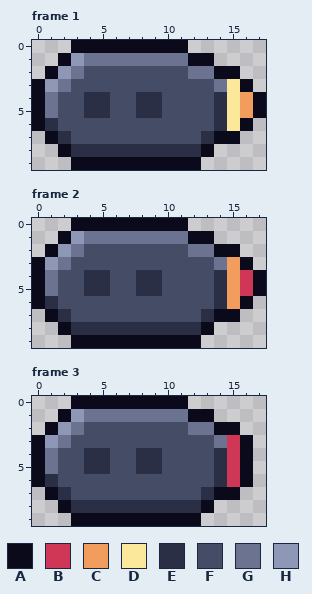
Edited in one commit: pixel-art file (Assets/Textures/Backgrounds/ScrollingObjects/Scrap/scrap_engine.aseprite). The picture above was drawn from the file before the commit.
18x10 pixels, 3 frames. Shown: frame 1, frame 2, frame 3.
Palette (. is transparent): A #0a0a1a  B #d03656  C #f29c5d  D #fbe89a  E #2a2f45  F #454c66  G #6b7391  H #8e97b5
Pixels before, frame 1, first column x 0:
 0 ...AAAAAAAAA......
 1 ..AHGGGGGGGGAA....
 2 .AHGFFFFFFFFGGAA..
 3 AHGFFFFFFFFFFFGDA.
 4 AGFFEEFFEEFFFFEDCA
 5 AGFFEEFFEEFFFFEDCA
 6 AEFFFFFFFFFFFFEDA.
 7 .AEFFFFFFFFFFEAA..
 8 ..AEEEEEEEEEEA....
 9 ...AAAAAAAAAA.....
Pixels before, frame 2, first column x 0:
 0 ...AAAAAAAAA......
 1 ..AHGGGGGGGGAA....
 2 .AHGFFFFFFFFGGAA..
 3 AHGFFFFFFFFFFFGCA.
 4 AGFFEEFFEEFFFFECBA
 5 AGFFEEFFEEFFFFECBA
 6 AEFFFFFFFFFFFFECA.
 7 .AEFFFFFFFFFFEAA..
 8 ..AEEEEEEEEEEA....
 9 ...AAAAAAAAAA.....
Pixels before, frame 3, first column x 0:
 0 ...AAAAAAAAA.....
 1 ..AHGGGGGGGGAA...
 2 .AHGFFFFFFFFGGAA.
 3 AHGFFFFFFFFFFFGBA
 4 AGFFEEFFEEFFFFEBA
 5 AGFFEEFFEEFFFFEBA
 6 AEFFFFFFFFFFFFEBA
 7 .AEFFFFFFFFFFEAA.
 8 ..AEEEEEEEEEEA...
 9 ...AAAAAAAAAA....
After the commit:
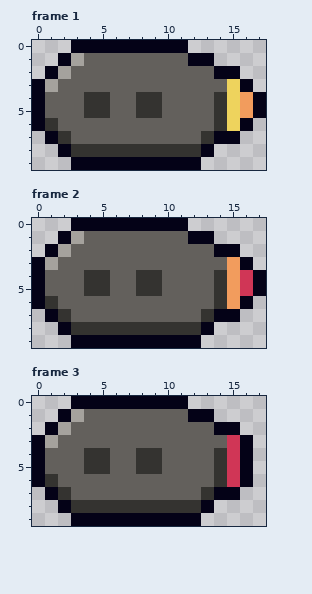
Diff:
{"colour":"A","old":"#0a0a1a","new":"#040217"}
{"colour":"D","old":"#fbe89a","new":"#eed35d"}
{"colour":"E","old":"#2a2f45","new":"#343330"}
{"colour":"F","old":"#454c66","new":"#63605c"}
{"colour":"H","old":"#8e97b5","new":"#a5a29d"}
{"where": "frame 1"}
{"frame":1,"y":1,"x":4,"old":"GGGGGGGG","new":"FFFFFFFF"}
{"frame":1,"y":2,"x":3,"old":"G","new":"F"}
{"frame":1,"y":2,"x":12,"old":"GG","new":"FF"}
{"frame":1,"y":3,"x":2,"old":"G","new":"F"}
{"frame":1,"y":3,"x":14,"old":"G","new":"F"}
{"frame":1,"y":4,"x":1,"old":"G","new":"F"}
{"frame":1,"y":5,"x":1,"old":"G","new":"F"}
{"where": "frame 2"}
{"frame":2,"y":1,"x":4,"old":"GGGGGGGG","new":"FFFFFFFF"}
{"frame":2,"y":2,"x":3,"old":"G","new":"F"}
{"frame":2,"y":2,"x":12,"old":"GG","new":"FF"}
{"frame":2,"y":3,"x":2,"old":"G","new":"F"}
{"frame":2,"y":3,"x":14,"old":"G","new":"F"}
{"frame":2,"y":4,"x":1,"old":"G","new":"F"}
{"frame":2,"y":5,"x":1,"old":"G","new":"F"}
{"where": "frame 3"}
{"frame":3,"y":1,"x":4,"old":"GGGGGGGG","new":"FFFFFFFF"}
{"frame":3,"y":2,"x":3,"old":"G","new":"F"}
{"frame":3,"y":2,"x":12,"old":"GG","new":"FF"}
{"frame":3,"y":3,"x":2,"old":"G","new":"F"}
{"frame":3,"y":3,"x":14,"old":"G","new":"F"}
{"frame":3,"y":4,"x":1,"old":"G","new":"F"}
{"frame":3,"y":5,"x":1,"old":"G","new":"F"}
